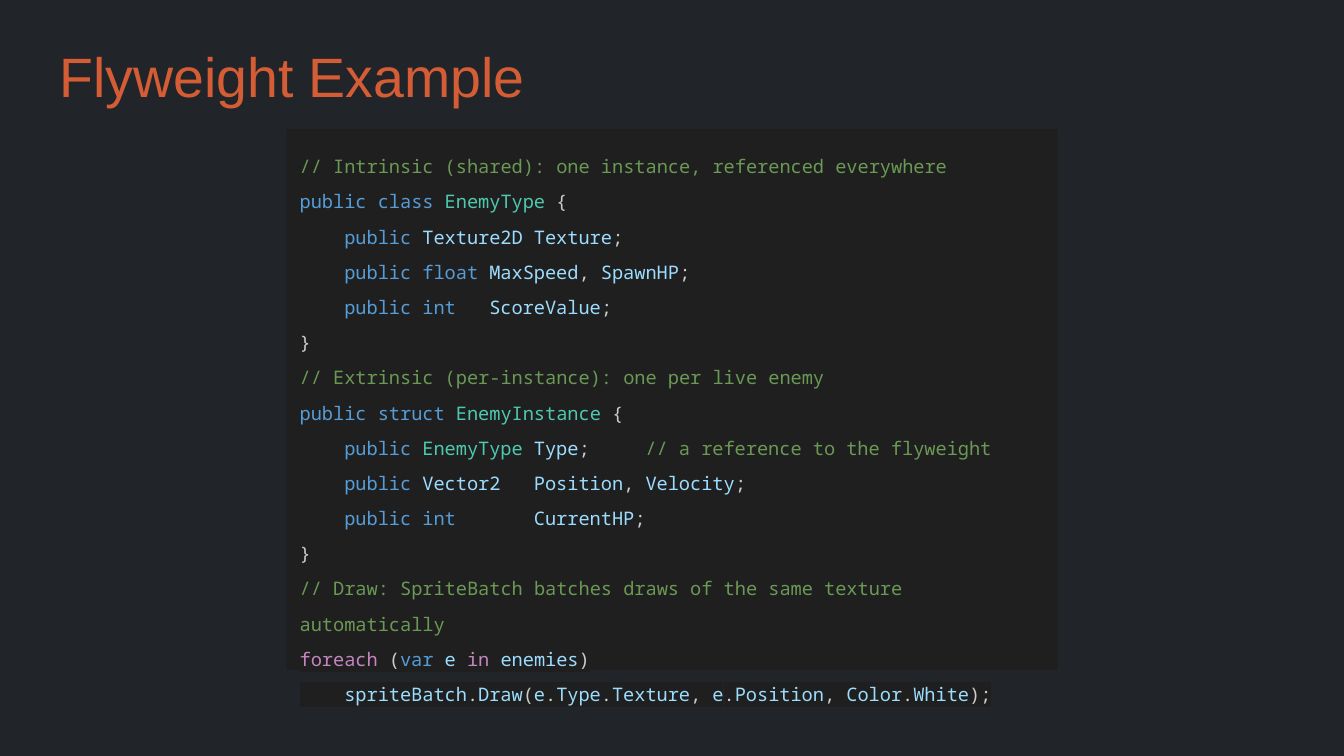
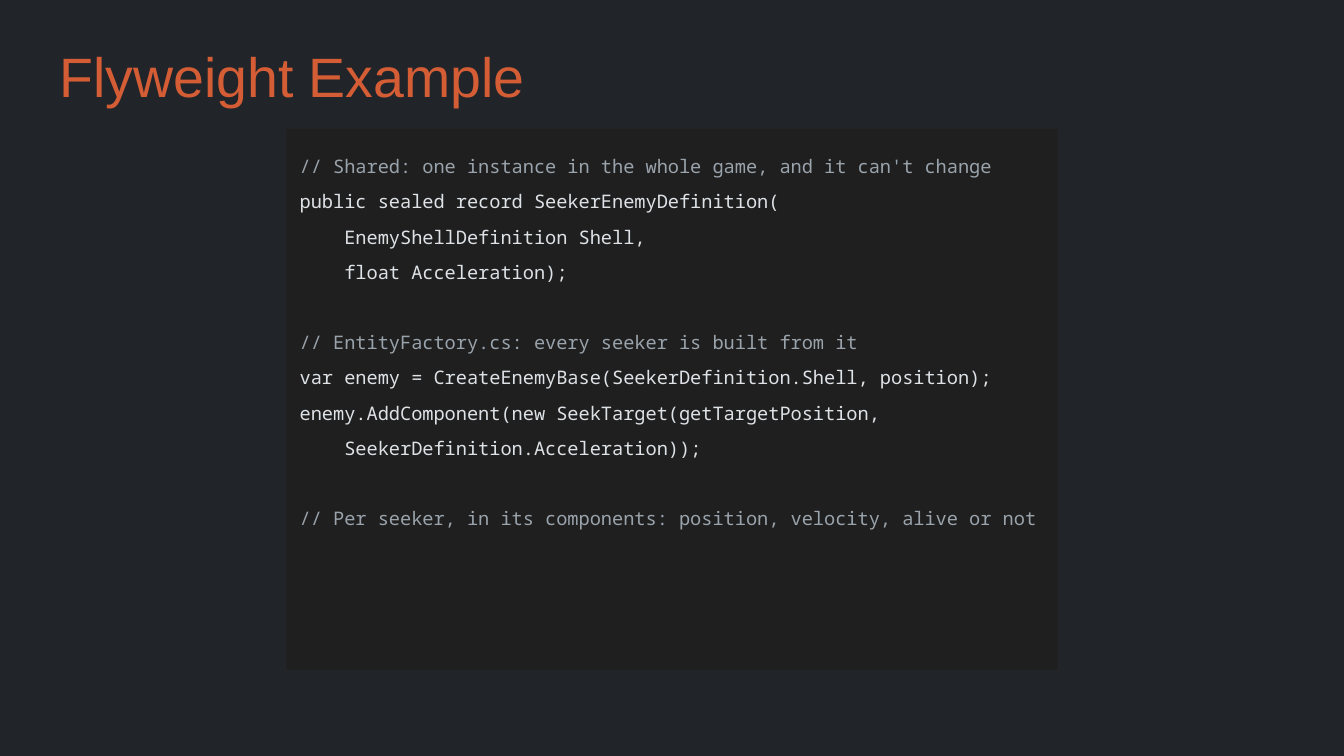
Before and after one commit to Metamate/gar, a slide deck: slide 23 of slides/11 Geometry Wars.pptx. Drawn at 1344x756 pixels with LibreOffice and Linux fonts; fonts in the diff are those of the drawing. Boxes give left, top, right and bottom in pixels: in the first picture for what was removed or moved away, otherwise in the second. Text is boxed around its words. In the diff, an @@ line names an element or a change of style, - is before the commit and + after.

```diff
--- a/slides/11 Geometry Wars.pptx
+++ b/slides/11 Geometry Wars.pptx
@@ text at [300, 159, 1037, 530]: text changed; text colour #6A9955 to #DEE2E6 @@
-// Intrinsic (shared): one instance, referenced everywhere
-public class EnemyType {
-public Texture2D Texture;
-public float MaxSpeed, SpawnHP;
-public int ScoreValue;
-}
-// Extrinsic (per-instance): one per live enemy
-public struct EnemyInstance {
-public EnemyType Type; // a reference to the flyweight
-public Vector2 Position, Velocity;
-public int CurrentHP;
-}
-// Draw: SpriteBatch batches draws of the same texture automatically
-foreach (var e in enemies)
-spriteBatch.Draw(e.Type.Texture, e.Position, Color.White);
+// Shared: one instance in the whole game, and it can't change
+public sealed record SeekerEnemyDefinition(
+EnemyShellDefinition Shell,
+float Acceleration);
+// EntityFactory.cs: every seeker is built from it
+var enemy = CreateEnemyBase(SeekerDefinition.Shell, position);
+enemy.AddComponent(new SeekTarget(getTargetPosition,
+SeekerDefinition.Acceleration));
+// Per seeker, in its components: position, velocity, alive or not
```
Also in this commit, not shown: 2 other slides changed, 8 other files.
